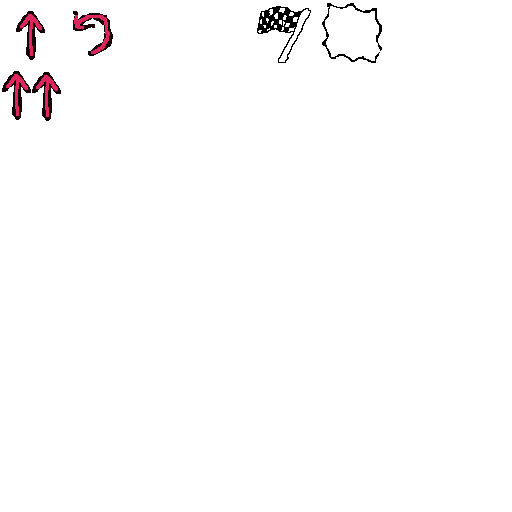
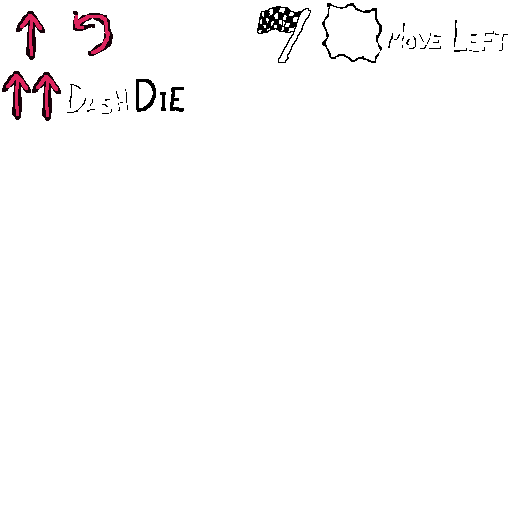
Layered file, before and after one edit (512 x 512). Changes by layer:
painted on "Dot" over [67, 20, 508, 113]
painted on "Background" over [67, 20, 508, 114]
